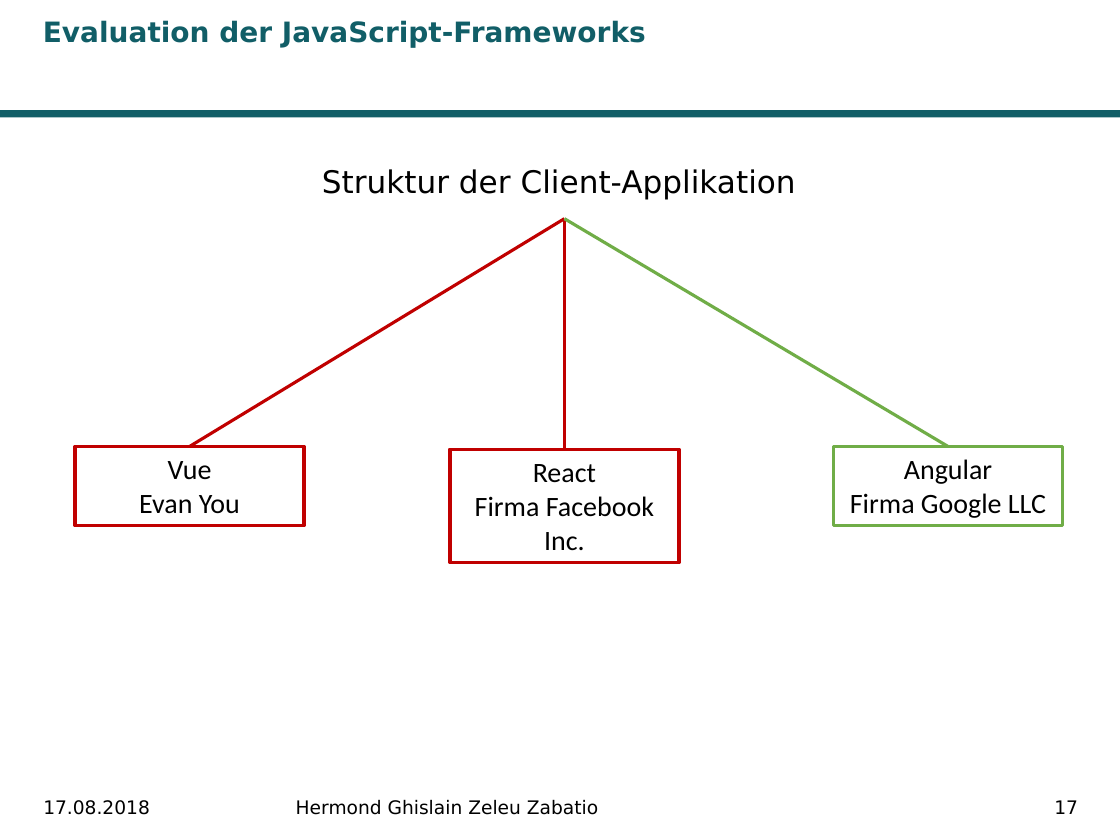
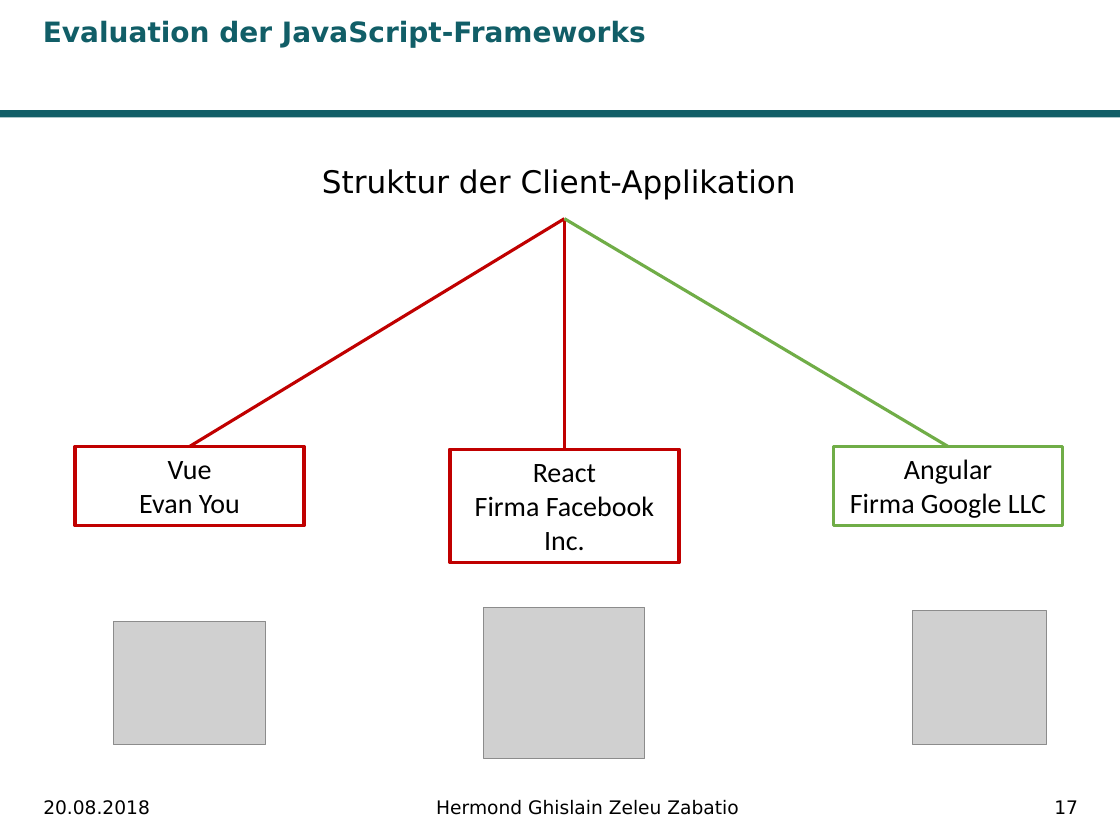
Before and after one commit to Ghislain1/zoe-fb-app, a slide deck: slide 17 of Master-Abschluss.pptx. Drawn at 1120x840 pixels with LibreOffice and Linux fonts; fonts in the diff are those of the drawing; grey boxes stand for pictures; background and template pictures are left out. Boxes give left, top, right and bottom in pixels: in the first picture for what was removed or moved away, otherwise in the second. Text is boxed around its words. In the diff, an @@ line names an element or a change of style, - is before the commit and + after.

```diff
--- a/Master-Abschluss.pptx
+++ b/Master-Abschluss.pptx
@@ picture added at box(113, 622, 265, 745) @@
@@ picture added at box(484, 607, 645, 758) @@
@@ picture added at box(913, 610, 1047, 745) @@
@@ text at box(43, 800, 150, 815): text changed @@
-17.08.2018
+20.08.2018
@@ text "Hermond Ghislain Zeleu Zabatio" at box(436, 799, 738, 815): alignment left to centre @@
```
Also in this commit, not shown: 28 other slides changed, 1 other file.
